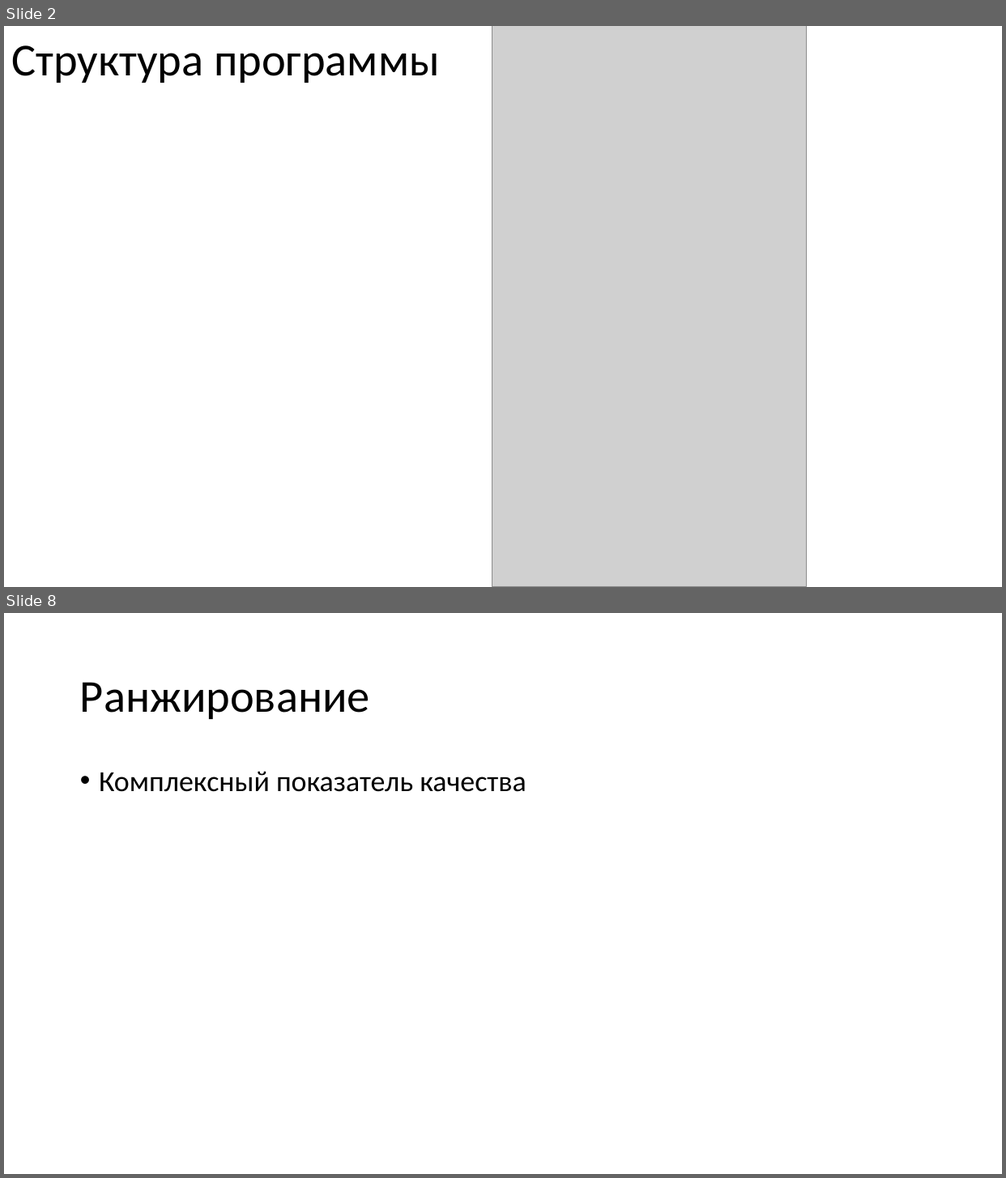
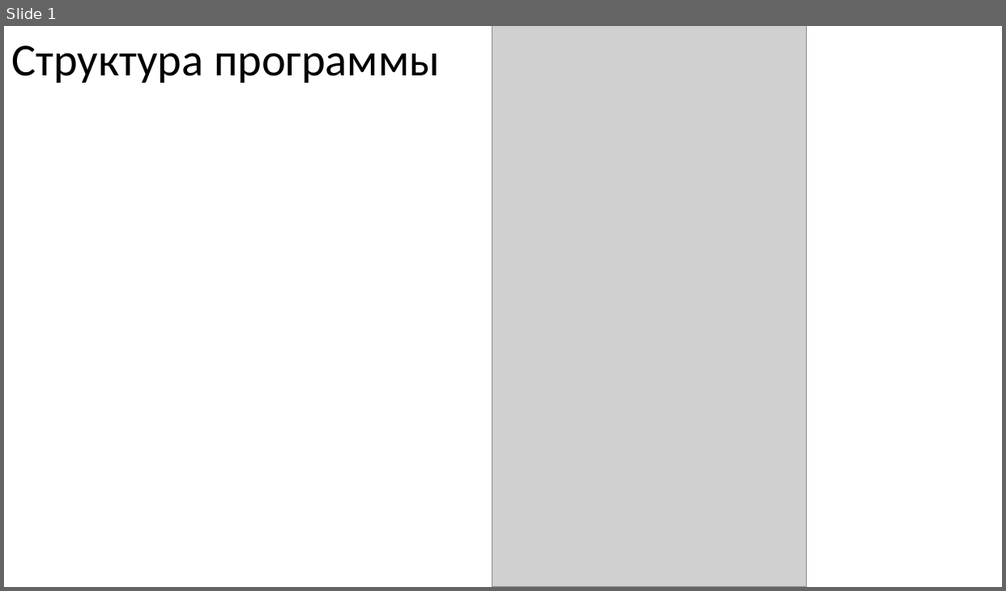
Before and after one commit to KsQRooW/-hackathon-serverchallenge, a slide deck: docs/checkpoint2.pptx. Shown one above the other, each under a label of ours: slides 2 and 8 before the commit, slide 1 after it; the slides between them are not shown. The pictures are 1006x1178 and 1006x591 pixels, drawn with LibreOffice and Linux fonts; fonts in the diff are those of the drawing; grey boxes stand for pictures. Boxes give left, top, right and bottom in pixels: in the first picture for what was removed or moved away, otherwise in the second. Text is boxed around its words. In the diff, an @@ line names an element or a change of style, - is before the commit and + after.

```diff
--- a/docs/checkpoint2.pptx
+++ b/docs/checkpoint2.pptx
@@ slide 8 removed at box(4, 613, 1002, 1174), background #FFFFFF @@
@@ title removed at box(80, 682, 370, 719) @@
-Ранжирование
@@ text removed at box(99, 771, 526, 792) @@
-• Комплексный показатель качества
@@ what was slide 2 is now slide 1 @@
```
Also in this commit, not shown: 2 slides changed, 9 slides added, 5 other slides removed, 1 other file.
